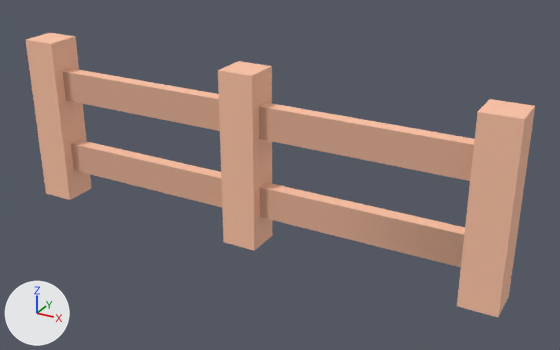
Renders of the OBJ model DynamicLab/Assets/Nature Kit/Models/OBJ format/fence_simpleCenter.obj from each side of a commit.
Both versions are drawn from a 50 mm lens placed at (0.705, -1.616, 0.728), pointed at (0.061, -0.446, 0.143). The axes (+X, +Y, +Z) are drawn at lower left. The lights are the same throughout. The older version comes first. Where no turn or scale is listed for an object, it has been applied to the vertices.

The older version as bpy lines, for what is in view:
```python
mat_wood = principled_material('wood')
mat_wood.base_color = (1.0, 0.557, 0.384)  # beige #ffc5a7
mat_wood.roughness = 1.0
mat_wooddark = principled_material('woodDark')
mat_wooddark.base_color = (0.769, 0.427, 0.294)  # beige #e3af94
mat_wooddark.roughness = 1.0
me_fence_simplecenter = bpy.data.meshes.new('fence_simpleCenter')
me_fence_simplecenter.from_pydata(...)  # 56 vertices, 116 faces; spans x -0.5..0.5, y -0.5..-0.43, z 0.0..0.345
# faces by material slot: [86, 30]
me_fence_simplecenter.materials.append(mat_wood)  # beige #ffc5a7
me_fence_simplecenter.materials.append(mat_wooddark)  # beige #e3af94
ob_fence_simplecenter = bpy.data.objects.new('fence_simpleCenter', me_fence_simplecenter)
ob_fence_simplecenter.location = (0.0, 0.0, 0.0)
```
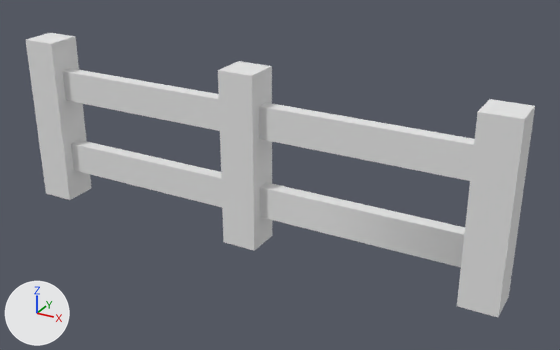
Pixel boxes [x1, y1, x2, y2] of what changed, in the pictures (560 x 350 px):
'fence_simpleCenter', recoloured (beige to white): [26, 33, 535, 317] in both

Diff of the bpy script that builds the scene:
```diff
--- a/DynamicLab/Assets/Nature Kit/Models/OBJ format/fence_simpleCenter.obj.py
+++ b/DynamicLab/Assets/Nature Kit/Models/OBJ format/fence_simpleCenter.obj.py
@@ mat_wood @@
 mat_wood = principled_material('wood')
-mat_wood.base_color = (1.0, 0.557, 0.384)  # beige #ffc5a7
+mat_wood.base_color = (0.8, 0.8, 0.8)  # white #e7e7e7
 mat_wood.roughness = 1.0
@@ mat_wooddark @@
 mat_wooddark = principled_material('woodDark')
-mat_wooddark.base_color = (0.769, 0.427, 0.294)  # beige #e3af94
+mat_wooddark.base_color = (0.8, 0.8, 0.8)  # white #e7e7e7
 mat_wooddark.roughness = 1.0
```
